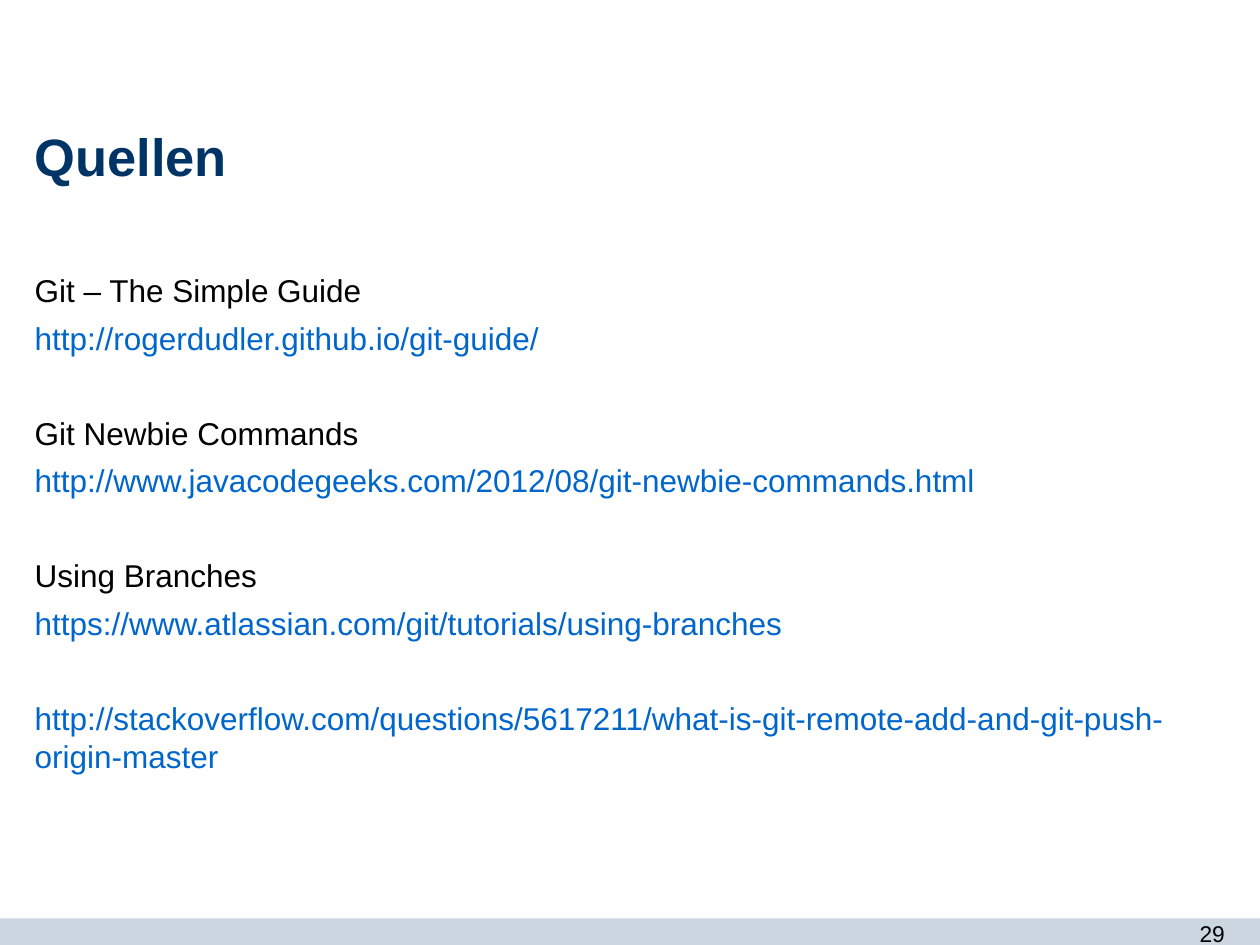
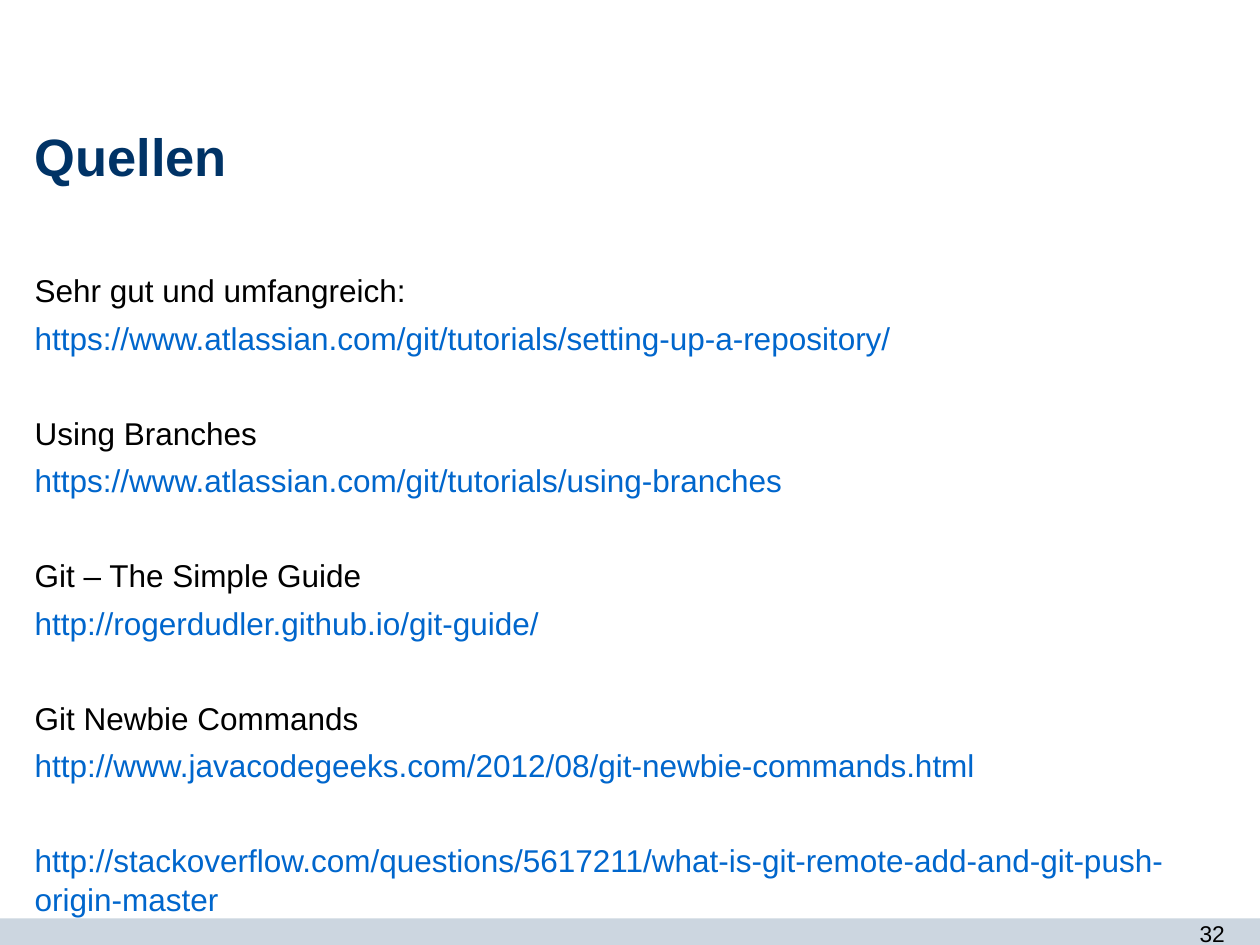
Before and after one commit to Jane333/git, a slide deck: slide 32 of git_und_du.odp (slide 29 before the commit). Drawn at 1260x945 pixels with LibreOffice and Linux fonts; fonts in the diff are those of the drawing; background and template pictures are left out. Boxes give left, top, right and bottom in pixels: in the first picture for what was removed or moved away, otherwise in the second. Text is boxed around its words. In the diff, an @@ line names an element or a change of style, - is before the commit and + after.

```diff
--- a/git_und_du.odp
+++ b/git_und_du.odp
@@ text at box(35, 279, 890, 498): paragraphs added @@
+Sehr gut und umfangreich:
+https://www.atlassian.com/git/tutorials/setting-up-a-repository/
+Using Branches
+https://www.atlassian.com/git/tutorials/using-branches
@@ text at box(35, 564, 782, 641): paragraphs removed @@
-Using Branches
-https://www.atlassian.com/git/tutorials/using-branches
@@ page number at box(1200, 926, 1225, 943): text changed @@
-29
+32
```
Also in this commit, not shown: 1 other slide changed, 3 slides added, 1 other file.
